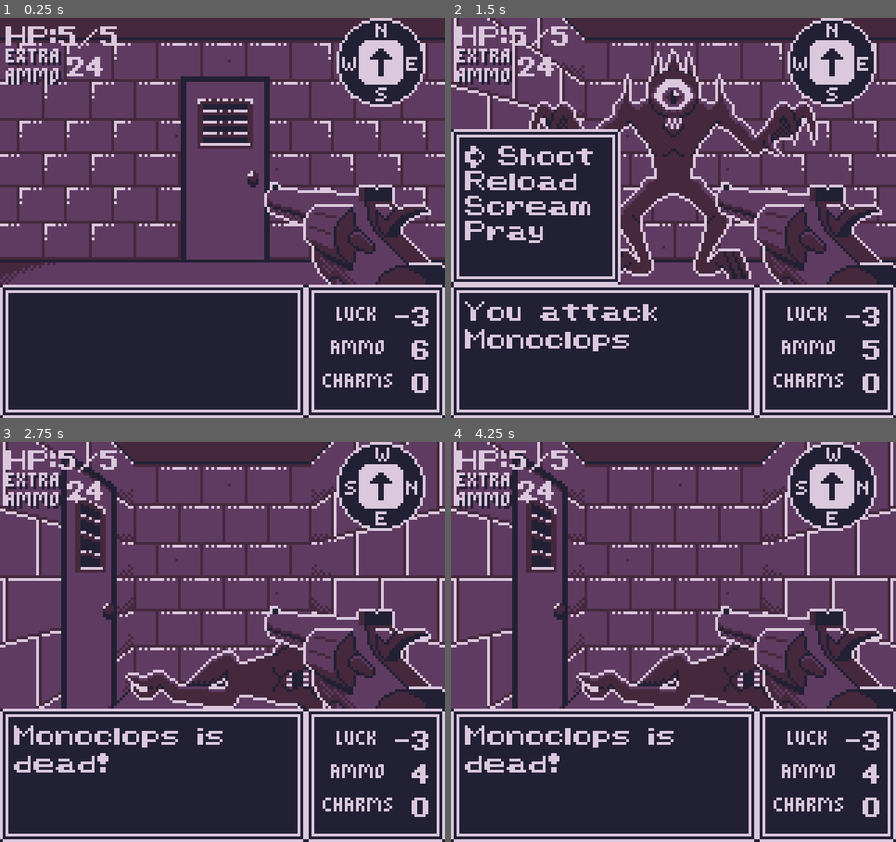
Above: before the commit, frames 1-4 (two rows, left to right).
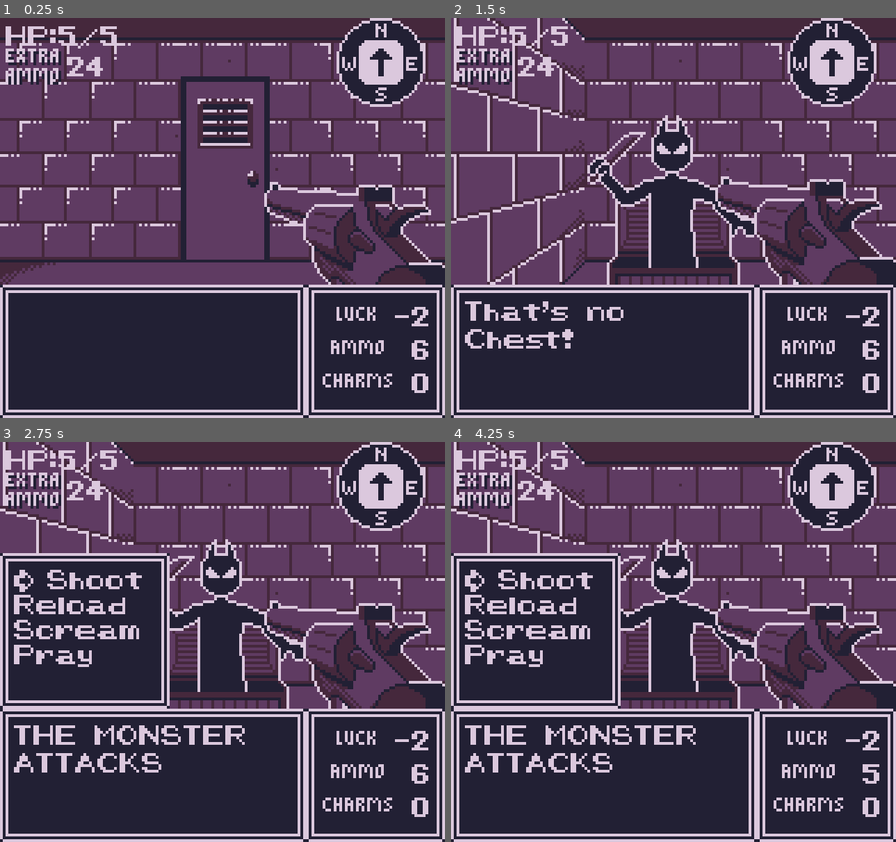
Above: after the commit, the same moments.

Repository: GartTheSkeleton/GameboyDungeon
Game: Godot game, scene res://src/Game/gameworld.tscn
The game is run twice, just before and just after one commit, with the same random seed, the same clock (stepped at 60 frames per second) and the same inputs.
Inputs:
- Up to frame 1 (0.25 s): no input
- Up to frame 2 (1.5 s): tap Enter at 0.5 s; hold Up (Up) from 0.53 s (still down); tap Z (A) at 0.6 s; tap X (B) at 0.8, 1.35 s; tap Space at 1.25 s
- Up to frame 3 (2.75 s): tap Z (A) at 1.55, 2.1 s; tap Enter at 2 s; release Up (Up) at 2.03 s; hold Left (Left) from 2.03 s (still down); tap X (B) at 2.3 s
- Up to frame 4 (4.25 s): tap X (B) at 2.85, 3.8 s; tap Z (A) at 3.05, 3.6 s; release Left (Left) at 3.53 s; hold Down (Down) from 3.53 s (still down)

The runs differ from the first frame. In frame 1, less than 0.1% of the frame differs, in the area x 92-97%, y 73-78%; in frame 2, 30%; in frame 3, 32%; in frame 4, 32%, in the area x 0-100%, y 0-86%.

Commit message:
screams added

Diff:
--- a/src/Assets/Definitions/Entities/Actors/entity_definition_player.tres
+++ b/src/Assets/Definitions/Entities/Actors/entity_definition_player.tres
@@ -7,7 +7,7 @@
 script = ExtResource("2_t5i0r")
 max_hp = 5
 power = 4
-luck = -3
+luck = -2
 ammo = 6
 stored_ammo = 24
 charms = 0
--- a/src/Entities/Actors/Actions/attack_action.gd
+++ b/src/Entities/Actors/Actions/attack_action.gd
@@ -27,12 +27,10 @@
 		attack_description= "You attack %s" % target.get_entity_name()
 		target.fighter_component.take_damage(damage)
 		entity.fighter_component.ammo -= 1
-	elif attack_roll > 1:
+	elif attack_roll > 2:
 		attack_description = "Your gun jams!"
 	else:
 		attack_description = "You miss your shot!"
 		entity.fighter_component.ammo -= 1
 	if target.is_alive():
 		MessageLog.send_message(attack_description)
-	#if entity.item_component && !entity.item_component.is_activated:
-		#entity.item_component.activate(entity)
--- a/src/Entities/Actors/Actions/interact_action.gd
+++ b/src/Entities/Actors/Actions/interact_action.gd
@@ -20,12 +20,14 @@
 		match selected_option.name:
 			"Shoot":
 				var attack = AttackAction.new()
-				attack.perform(game, entity)
+				await attack.perform(game, entity)
 			"Reload":
-				entity.fighter_component.reload()
+				await entity.fighter_component.reload()
 			"Scream":
-				pass
+				var scream = ScreamAction.new()
+				await scream.perform(game, entity)
 			"Pray":
-				entity.fighter_component.pray()
+				await entity.fighter_component.pray()
 			"Stab":
 				pass
+		SignalBus.player_turn_complete.emit()
--- /dev/null
+++ b/src/Entities/Actors/Actions/scream_action.gd
@@ -0,0 +1,22 @@
+class_name ScreamAction
+extends Action
+
+var rng = RandomNumberGenerator.new()
+
+func perform(game: Game, entity: Entity) -> void:
+	if entity.entity_name == "Player":
+		rng.randomize()
+		var destination: Vector2i = entity.grid_position
+		var target: Entity = game.get_map_data().get_actor_at_location(destination)
+		if not target:
+			return
+		MessageLog.send_message("You let out a primal scream!")
+		var result = rng.randi_range(0, 6) + entity.fighter_component.luck
+		await target.fighter_component.get_screamed_at(result)
+	else:
+		rng.randomize()
+		var target: Entity = game.player
+		var message = "%s lets out a primal scream!" % entity.entity_name
+		MessageLog.send_message(message)
+		var result = rng.randi_range(0, 6) + entity.fighter_component.luck
+		target.fighter_component.get_screamed_at(result)
--- a/src/Entities/Actors/Actions/turn_action.gd
+++ b/src/Entities/Actors/Actions/turn_action.gd
@@ -7,8 +7,6 @@
 func _init(inputDirection: String, game: Game) -> void:
 	playerFacing = game.playerFacing
 	direction = inputDirection
-
-
 
 func perform(game: Game, entity: Entity) -> void:
 	var directionsKeys = game.directions.keys()
--- a/src/Entities/Actors/Components/fighter_component.gd
+++ b/src/Entities/Actors/Components/fighter_component.gd
@@ -4,6 +4,7 @@
 signal hp_changed(hp, max_hp)
 var parent: Entity
 var next_hit_crits: bool = false
+var turn_skipped: bool = false
 var max_hp: int
 var hp: int:
 	set(value):
@@ -17,19 +18,23 @@
 var stored_ammo: int = 0:
 	set(value):
 		stored_ammo = value
-		SignalBus.stats_changed.emit(parent)
+		if parent.entity_name == "Player":
+			SignalBus.stats_changed.emit(parent)
 var luck: int:
 	set(value):
 		luck = value
-		SignalBus.stats_changed.emit(parent)
+		if parent.entity_name == "Player":
+			SignalBus.stats_changed.emit(parent)
 var ammo: int:
 	set(value):
 		ammo = value
-		SignalBus.stats_changed.emit(parent)
+		if parent.entity_name == "Player":
+			SignalBus.stats_changed.emit(parent)
 var charms: int:
 	set(value):
 		charms = value
-		SignalBus.stats_changed.emit(parent)
+		if parent.entity_name == "Player":
+			SignalBus.stats_changed.emit(parent)
 
 var rng = RandomNumberGenerator.new()
 
@@ -69,6 +74,7 @@
 		ammo += missing_ammo
 		var message = "You load up %s more shots" % str(missing_ammo)
 		MessageLog.send_message(message)
+	await get_tree().create_timer(1).timeout
 
 func pray() -> void:
 	rng.randomize()
@@ -83,20 +89,31 @@
 		var empty_slots = 6 - ammo
 		if empty_slots >= reward:
 			ammo += reward
-		elif empty_slots == 1:
-			ammo += 1
-			stored_ammo += 1
+			MessageLog.send_message("Your gun suddenly feels 2 bullets heavier!")
 		else:
 			stored_ammo += 2
-		MessageLog.send_message("You found 2 bullets in your pocket!")
+			MessageLog.send_message("You found 2 bullets in your pocket!")
 	elif result == 4:
 		if ammo < 6:
 			ammo += 1
+			MessageLog.send_message("Your gun suddenly feels 1 bullet heavier!")
 		else:
 			stored_ammo += 1
-		MessageLog.send_message("You found an extra bullet in your pocket!")
+			MessageLog.send_message("You found an extra bullet in your pocket!")
 	else:
 		MessageLog.send_message("You fear the gods aren't listening!")
+
+func get_screamed_at(target_roll: int) -> void:
+	await get_tree().create_timer(1).timeout
+	if target_roll >= 3:
+		luck -= 1
+		turn_skipped = true
+		var message = "%s winces at the noise!..." % parent.entity_name
+		MessageLog.send_message(message)
+	else:
+		var message = "%s seems unphased..." % parent.entity_name
+		MessageLog.send_message(message)
+	await get_tree().create_timer(1).timeout
 
 func die() -> void:
 	var death_message: String
--- a/src/Entities/Actors/Components/item_component.gd
+++ b/src/Entities/Actors/Components/item_component.gd
@@ -21,6 +21,7 @@
 		MessageLog.send_message(message)
 
 func activate(parent_entity: Entity) -> void:
+	var player = parent_entity.map_data.player
 	if parent_entity.entity_name == "Chest" && !parent_entity.is_mimic:
 		parent_entity.texture = open_chest_texture
 		MessageLog.send_message("You open the Chest!")
@@ -30,8 +31,9 @@
 		parent_entity.blocks_movement = true
 		parent_entity.entity_name = "That thing"
 		MessageLog.send_message("That's no Chest!")
+		print("beginning combat from mimic")
+		SignalBus.start_combat.emit(player, parent_entity)
 	elif parent_entity.entity_name == "Lucky Charm":
-		var player = parent_entity.map_data.player
 		player.fighter_component.luck += 1
 		player.fighter_component.charms += 1
 		SignalBus.stats_changed.emit(player)
--- a/src/Game/EventHandler/input_handler.gd
+++ b/src/Game/EventHandler/input_handler.gd
@@ -1,14 +1,15 @@
 class_name InputHandler
 extends Node
 
-enum InputHandlers {MAIN_GAME, GAME_OVER, COMBAT}
+enum InputHandlers {MAIN_GAME, GAME_OVER, COMBAT, NO_INPUT}
 
 @export var start_input_handler: InputHandlers
 
 @onready var input_handler_nodes := {
 	InputHandlers.MAIN_GAME: $MainGameInputHandler,
 	InputHandlers.GAME_OVER: $GameOverInputHandler,
-	InputHandlers.COMBAT: $CombatInputHandler
+	InputHandlers.COMBAT: $CombatInputHandler,
+	InputHandlers.NO_INPUT: $BlockInputHandler
 }
 
 var current_input_handler: BaseInputHandler
--- a/src/Game/combat_manager.gd
+++ b/src/Game/combat_manager.gd
@@ -3,6 +3,8 @@
 
 @export var player_character: Entity
 @export var enemy_character: Entity
+@onready var input_handler: InputHandler = %InputHandler
+@onready var game: Game = %Gameworld
 
 var current_character: Entity
 var rng = RandomNumberGenerator.new()
@@ -10,6 +12,7 @@
 
 func _ready() -> void:
 	SignalBus.end_combat.connect(end_combat)
+	SignalBus.player_turn_complete.connect(end_player_turn)
 
 func begin_combat(player: Entity, enemy: Entity) -> void:
 	rng.randomize()
@@ -21,11 +24,28 @@
 		current_character = player_character
 	else:
 		current_character = enemy_character
-	visible = true
 	has_begun = true
 	begin_turn()
 
+func _physics_process(delta: float) -> void:
+	if has_begun && current_character == player_character:
+		if !current_character.fighter_component.turn_skipped:
+			var action: Action = input_handler.get_action()
+			if action:
+				if action is InteractAction:
+					visible = false
+					InputHandler.external_transition_to(InputHandler.InputHandlers.NO_INPUT)
+				await action.perform(game, player_character)
+		else:
+			MessageLog.send_message("You're too stunned to act quickly!")
+			await get_tree().create_timer(1).timeout
+			end_player_turn()
+	if !has_begun && input_handler.current_input_handler_type != InputHandler.InputHandlers.MAIN_GAME:
+		InputHandler.external_transition_to(InputHandler.InputHandlers.MAIN_GAME)
+
 func next_turn() -> void:
+	if current_character.fighter_component.turn_skipped:
+		current_character.fighter_component.turn_skipped = false
 	if !has_begun:
 		return
 	if current_character != null:
@@ -37,24 +57,31 @@
 	begin_turn()
 
 func begin_turn() -> void:
-	#print("current_character", current_character)
 	if current_character == player_character:
-		#print("player turn!")
-		pass
+		InputHandler.external_transition_to(InputHandler.InputHandlers.COMBAT)
+		visible = true
 	else:
-		#print("enemy turn!")
-		var wait_time = randf_range(0.5, 1.5)
-		await get_tree().create_timer(wait_time).timeout
-#		cast combat action
-		await get_tree().create_timer(0.5).timeout
-	next_turn()
+		if !current_character.fighter_component.turn_skipped:
+			var wait_time = randf_range(0.5, 1.5)
+			await get_tree().create_timer(wait_time).timeout
+	#		cast combat action
+			MessageLog.send_message("THE MONSTER ATTACKS")
+			await get_tree().create_timer(0.5).timeout
+		next_turn()
 
 func end_turn() -> void:
 	return
 
 func end_combat() -> void:
+	player_character.fighter_component.turn_skipped = false
+	player_character.fighter_component.luck = -3 + player_character.fighter_component.charms
 	player_character = null
+	enemy_character.fighter_component.turn_skipped = false
 	enemy_character = null
 	has_begun = false
 	visible = false
 	InputHandler.external_transition_to(InputHandler.InputHandlers.MAIN_GAME)
+
+func end_player_turn() -> void:
+	player_character.fighter_component.turn_skipped = false
+	next_turn()
--- a/src/Game/gameworld.gd
+++ b/src/Game/gameworld.gd
@@ -53,6 +53,7 @@
 
 func _ready() -> void:
 	populate_map()
+	SignalBus.start_combat.connect(combat_manager.begin_combat)
 	SignalBus.create_entity.connect(createEntity)
 
 func createEntity(name: String, grid_pos: Vector2i):
@@ -75,21 +76,21 @@
 
 
 func _physics_process(_delta: float) -> void:
-	var action: Action = input_handler.get_action()
-	if action:
-		await action.perform(self, player)
-		var entity_in_room = get_map_data().get_entity_at_location(player.grid_position)
-		gun_bob = true
-		bob_timer = 0
-		if !combat_manager.has_begun:
+	if !combat_manager.has_begun:
+		var action: Action = input_handler.get_action()
+		if action:
+			await action.perform(self, player)
+			var entity_in_room = get_map_data().get_entity_at_location(player.grid_position)
+			gun_bob = true
+			bob_timer = 0
+
 			if entity_in_room:
 				var message: String
 				if entity_in_room.fighter_component && !entity_in_room.item_component:
 					if entity_in_room.fighter_component.hp > 0:
 						message = "AHH! A %s!" % entity_in_room.entity_name
+						print("beginning combat from game world")
 						combat_manager.begin_combat(player, entity_in_room)
-						InputHandler.external_transition_to(InputHandler.InputHandlers.COMBAT)
-
 				else:
 					if !entity_in_room.item_component.is_activated:
 						message = "You found a %s!" % entity_in_room.entity_name
@@ -102,15 +103,14 @@
 					var index: int = rng.randi_range(0, random_remarks.size() - 1)
 					var message = random_remarks[index]
 					MessageLog.send_message(message)
-
-	if gun_bob:
-		gun.position.y += get_sine(time)
-		bob_timer += 1
-		if bob_timer >= bob_time:
-			gun_bob = false
-			bob_timer = 0
-	else:
-		gun.position.y = 0
+		if gun_bob:
+			gun.position.y += get_sine(time)
+			bob_timer += 1
+			if bob_timer >= bob_time:
+				gun_bob = false
+				bob_timer = 0
+		else:
+			gun.position.y = 0
 
 func get_map_data() -> MapData:
 	return map.map_data
@@ -128,7 +128,7 @@
 	player_created.emit(player)
 	for room in map_data.tiles:
 		var random_chance = rng.randf_range(0, 10.0)
-		if random_chance > 0 && room.gridPosition != Vector2i.ZERO:
+		if random_chance >= 5 && room.gridPosition != Vector2i.ZERO:
 			var enemies = [entity_types.skeleton, entity_types.cyclops]
 			var random_index = randi_range(0, enemies.size() - 1)
 			var chosen_enemy = enemies[random_index]
@@ -136,7 +136,7 @@
 			npc.position.y -= 6
 			entities.add_child(npc)
 			map_data.entities.append(npc)
-		elif random_chance < 3 && room.gridPosition != Vector2i.ZERO:
+		elif random_chance < 5 && room.gridPosition != Vector2i.ZERO:
 			var item := Entity.new(room.gridPosition, entity_types.mimic, map_data)
 			item.position.y += 8
 			entities.add_child(item)
--- a/src/Game/gameworld.tscn
+++ b/src/Game/gameworld.tscn
@@ -20,6 +20,7 @@
 [ext_resource type="Script" uid="uid://hw2dgtuymkav" path="res://src/Game/combat_menu.gd" id="14_pkeyt"]
 [ext_resource type="LabelSettings" uid="uid://c00xyupivrw0x" path="res://src/Assets/Definitions/Resoures/message_label_settings.tres" id="15_j816e"]
 [ext_resource type="Script" uid="uid://dh7gbon62pg31" path="res://src/Game/EventHandler/combat_input_handler.gd" id="18_2p5m6"]
+[ext_resource type="Script" uid="uid://bxs8gv7s574b4" path="res://src/Game/EventHandler/base_input_script.gd" id="19_8hu63"]
 
 [sub_resource type="StyleBoxTexture" id="StyleBoxTexture_pkeyt"]
 texture = ExtResource("12_q8503")
@@ -320,6 +321,7 @@
 offset = Vector2(0, -15)
 
 [node name="InputHandler" type="Node" parent="VBoxContainer/SubViewportContainer/SubViewport/Gameworld"]
+unique_name_in_owner = true
 script = ExtResource("2_hdij2")
 
 [node name="MainGameInputHandler" type="Node" parent="VBoxContainer/SubViewportContainer/SubViewport/Gameworld/InputHandler"]
@@ -329,6 +331,9 @@
 
 [node name="CombatInputHandler" type="Node" parent="VBoxContainer/SubViewportContainer/SubViewport/Gameworld/InputHandler"]
 script = ExtResource("18_2p5m6")
+
+[node name="BlockInputHandler" type="Node" parent="VBoxContainer/SubViewportContainer/SubViewport/Gameworld/InputHandler"]
+script = ExtResource("19_8hu63")
 
 [node name="Entities" type="Node2D" parent="VBoxContainer/SubViewportContainer/SubViewport/Gameworld"]
 
--- a/src/Utils/signal_bus.gd
+++ b/src/Utils/signal_bus.gd
@@ -5,7 +5,9 @@
 signal message_sent(text: String, color: Color)
 signal remove_message
 signal stats_changed
+signal start_combat
 signal end_combat
+signal player_turn_complete
 signal create_entity(name: String, position: Vector2i)
 signal entity_created(position: Vector2i)
 signal transition_input_handler(input_handler: InputHandler.InputHandlers)
Not shown, added: src/Entities/Actors/Actions/scream_action.gd.uid
Not shown: 1 places in src/Game/gameworld.tscn that only renumber resources
